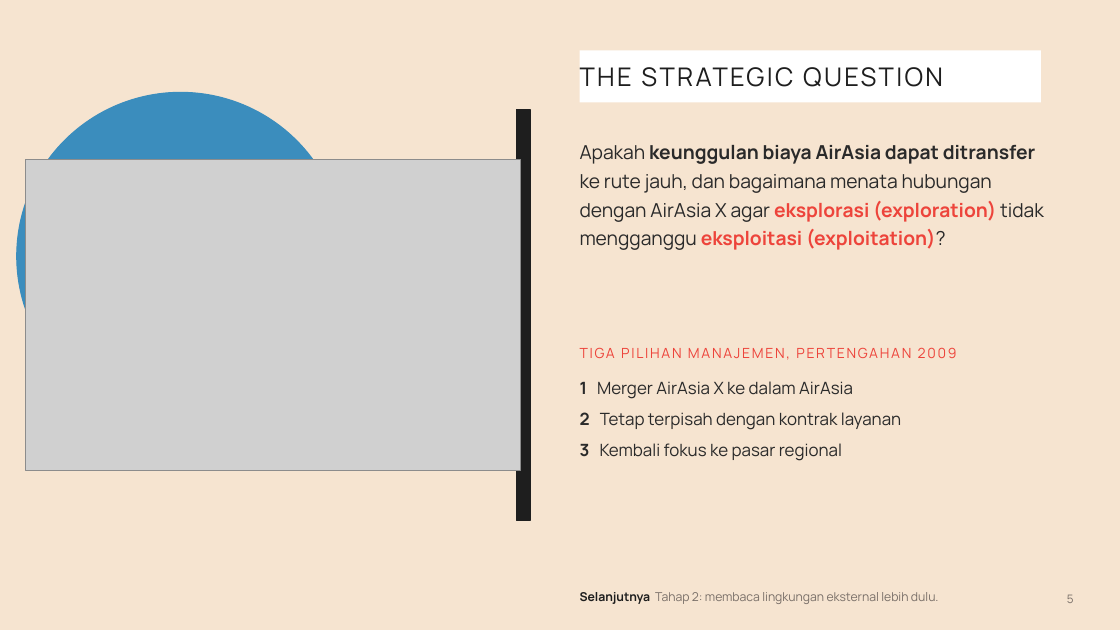
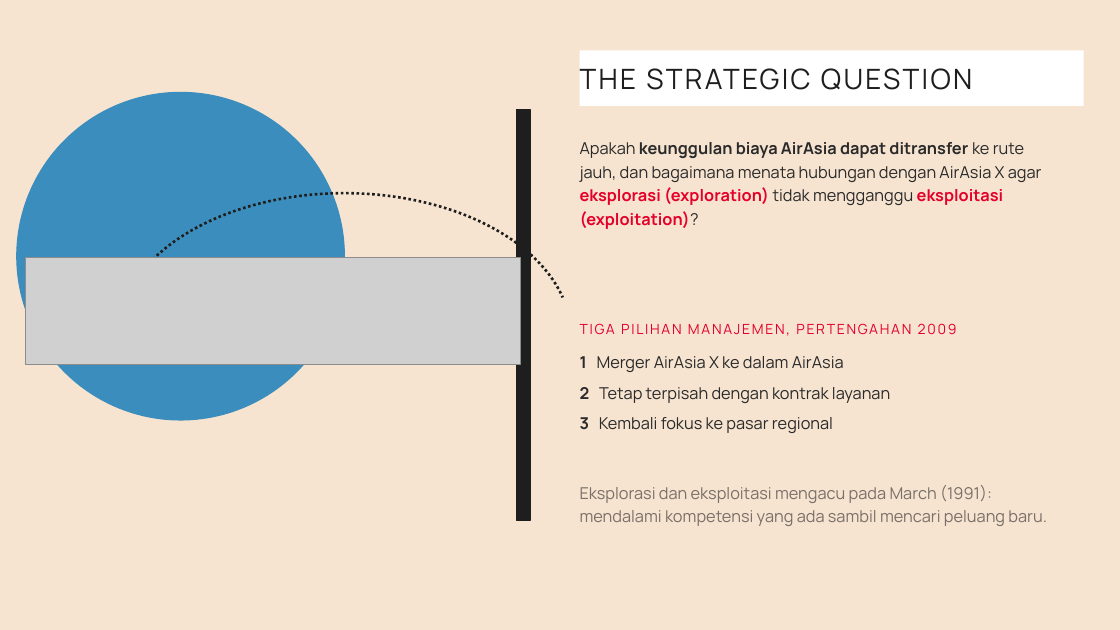
Before and after one commit to aslihabnuri/Dom-Manipulation, a slide deck: slide 5 of strategic-management/airasia-case/SMJKT_Group 3_Aslih_Case AirAsia.pptx. Drawn at 1120x630 pixels with LibreOffice and Linux fonts; fonts in the diff are those of the drawing; grey boxes stand for pictures. Boxes give left, top, right and bottom in pixels: in the first picture for what was removed or moved away, otherwise in the second. Text is boxed around its words. In the diff, an @@ line names an element or a change of style, - is before the commit and + after.

```diff
--- a/strategic-management/airasia-case/SMJKT_Group 3_Aslih_Case AirAsia.pptx
+++ b/strategic-management/airasia-case/SMJKT_Group 3_Aslih_Case AirAsia.pptx
@@ rectangle "THE STRATEGIC QUESTION": place and size @@
-rectangle "THE STRATEGIC QUESTION" at [580, 50, 1041, 103]
+rectangle "THE STRATEGIC QUESTION" at [580, 50, 1084, 106]
@@ rectangle "THE STRATEGIC QUESTION" at [580, 50, 1084, 106]: size 22 to 24 pt @@
@@ text "Apakah keunggulan biaya AirAsia dapat ..." at [580, 142, 1042, 229]: size 16.5 to 14 pt; text colour #ED443B to #E4002B in "eksplorasi (exploration) eksploitasi (exploitation)?"; line spacing 1.25 to 1.2 @@
@@ arc (boxed as its full ellipse) added at [118, 193, 571, 479], outline #1E1E1E 2.25 pt dashed @@
@@ picture: place and size @@
-picture at [25, 160, 521, 471]
+picture at [25, 258, 521, 365]
@@ text "TIGA PILIHAN MANAJEMEN, PERTENGAHAN 2009": place and size @@
-text "TIGA PILIHAN MANAJEMEN, PERTENGAHAN 2009" at [580, 348, 957, 360]
+text "TIGA PILIHAN MANAJEMEN, PERTENGAHAN 2009" at [580, 323, 957, 336]
@@ text "TIGA PILIHAN MANAJEMEN, PERTENGAHAN 2009" at [580, 323, 957, 336]: text colour #ED443B to #E4002B @@
@@ text "1 Merger AirAsia X ke ...": place and size @@
-text "1 Merger AirAsia X ke ..." at [580, 381, 901, 461]
+text "1 Merger AirAsia X ke ..." at [580, 356, 890, 433]
@@ text "1 Merger AirAsia X ke ..." at [580, 356, 890, 433]: size 14.5 to 14 pt; line spacing 1.18 to 1.2; more space between paragraphs @@
@@ text added at [580, 485, 1046, 526], 14 pt, text #7A7069 @@
+Eksplorasi dan eksploitasi mengacu pada March (1991): mendalami kompetensi yang ada sambil mencari peluang baru.
@@ text removed at [580, 592, 939, 604] @@
-Selanjutnya Tahap 2: membaca lingkungan eksternal lebih dulu.
@@ text removed at [1067, 594, 1074, 603] @@
-5
```
Also in this commit, not shown: 18 other slides changed, 1 slide added, 1 slide removed, 14 other files.
